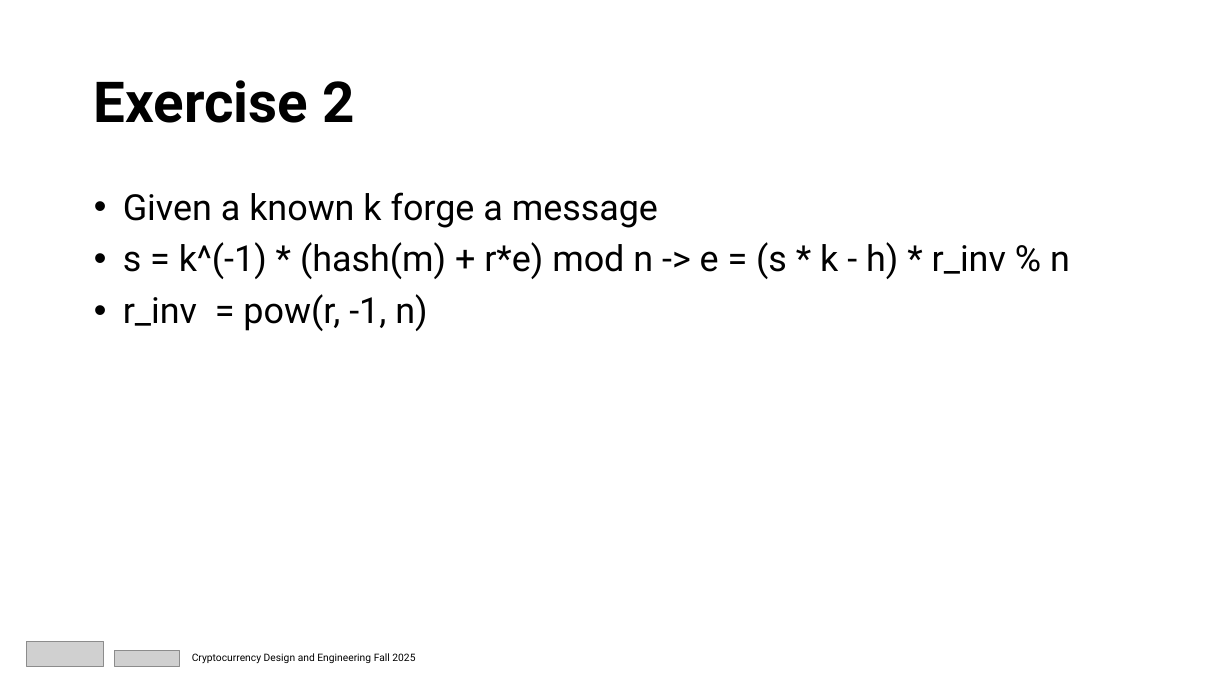
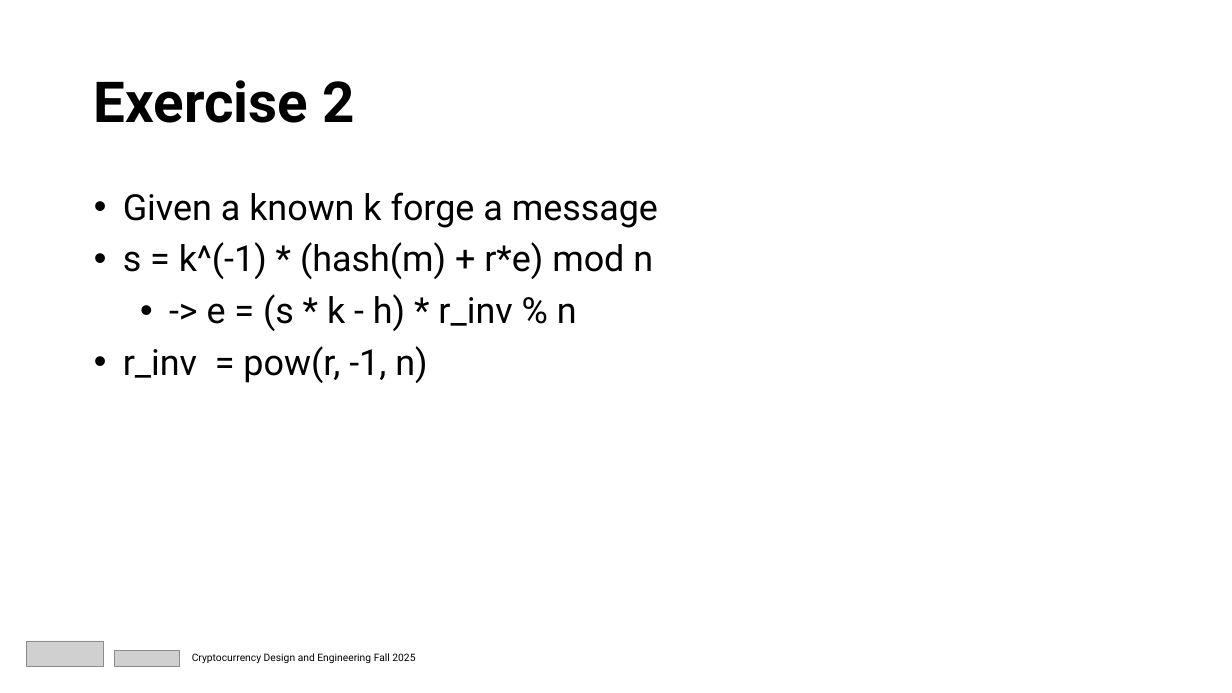
Before and after one commit to mit-dci-cde-2025/mit-dci-cde-2025-classroom-students-assignment-2-cde2025.2-digital-signatures-makerere, a slide deck: slide 11 of assignment_3_background.pptx. Drawn at 1232x693 pixels with LibreOffice and Linux fonts; fonts in the diff are those of the drawing; grey boxes stand for pictures. Boxes give left, top, right and bottom in pixels: in the first picture for what was removed or moved away, otherwise in the second. Text is boxed around its words. In the diff, an @@ line names an element or a change of style, - is before the commit and + after.

Commit message:
Added to slides

```diff
--- a/assignment_3_background.pptx
+++ b/assignment_3_background.pptx
@@ text at (123, 242, 653, 331): text changed @@
-              • s = k^(-1) * (hash(m) + r*e) mod n -> e = (s * k - h) * r_inv % n
+              • s = k^(-1) * (hash(m) + r*e) mod n
+                • -> e = (s * k - h) * r_inv % n
```
Also in this commit, not shown: 3 other slides changed.
